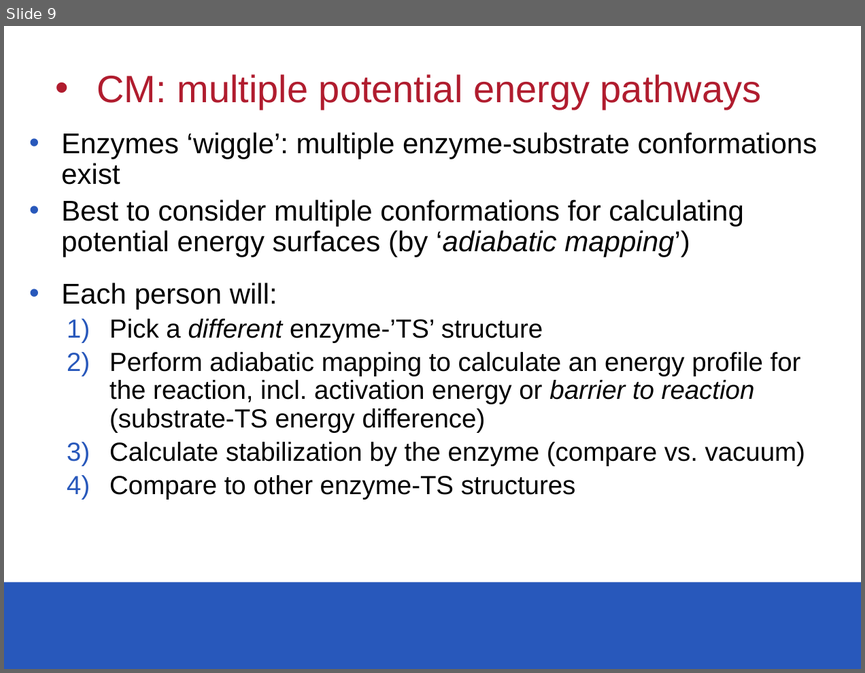
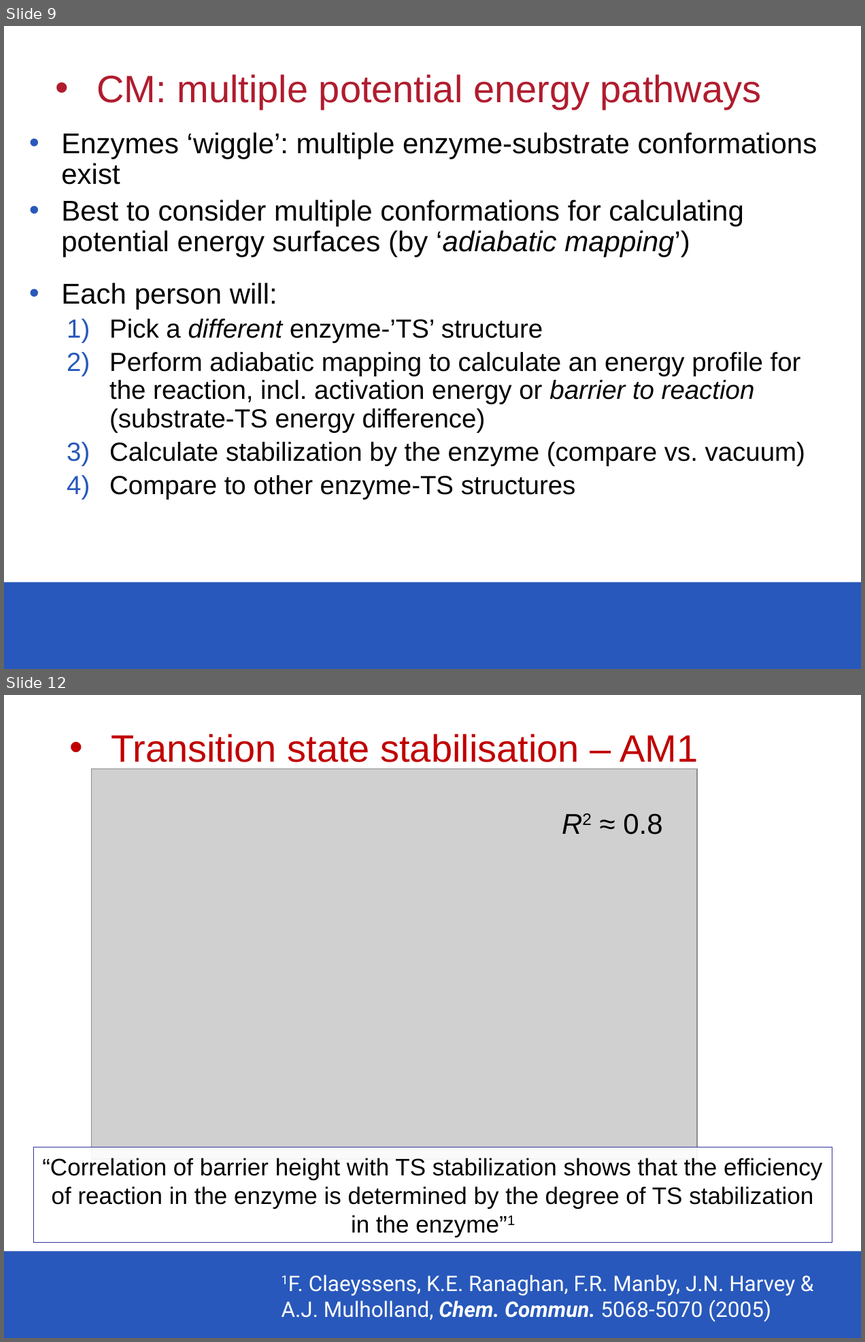
Before and after one commit to marcvanderkamp/qmmm_practical_short, a slide deck: qmmm1.pptx. Shown one above the other, each under a label of ours: slide 9 before the commit, slides 9 and 12 after it; the slides between them are not shown. The pictures are 865x673 and 865x1342 pixels, drawn with LibreOffice and Linux fonts; fonts in the diff are those of the drawing; grey boxes stand for pictures; background and template pictures are left out. Boxes give left, top, right and bottom in pixels: in the first picture for what was removed or moved away, otherwise in the second. Text is boxed around its words. In the diff, an @@ line names an element or a change of style, - is before the commit and + after.

```diff
--- a/qmmm1.pptx
+++ b/qmmm1.pptx
@@ slide 12 added at (4, 695, 861, 1338), background #FFFFFF; not listed: 1 template element that a slide beside it also shows @@
@@ text added at (111, 734, 698, 762), 32 pt, text #C00000 @@
+• Transition state stabilisation – AM1
@@ picture added at (92, 768, 697, 1159) @@
@@ text added at (623, 813, 662, 834), 24 pt, text #000000 @@
+R2 ≈ 0.8
@@ rectangle added at (34, 1147, 832, 1242), fill #FFFFFF at 91% opacity, outline #333399 0.75 pt, 20 pt, text #000000 @@
+“Correlation of barrier height with TS stabilization shows that the efficiency of reaction in the enzyme is determined by the degree of TS stabilization in the enzyme”1
@@ text added at (281, 1274, 795, 1321), 18 pt, text #FFFFFF @@
+1F. Claeyssens, K.E. Ranaghan, F.R. Manby, J.N. Harvey & A.J. Mulholland, Chem. Commun. 5068-5070 (2005)
```
Also in this commit, not shown: 3 slides changed, 4 other files.
